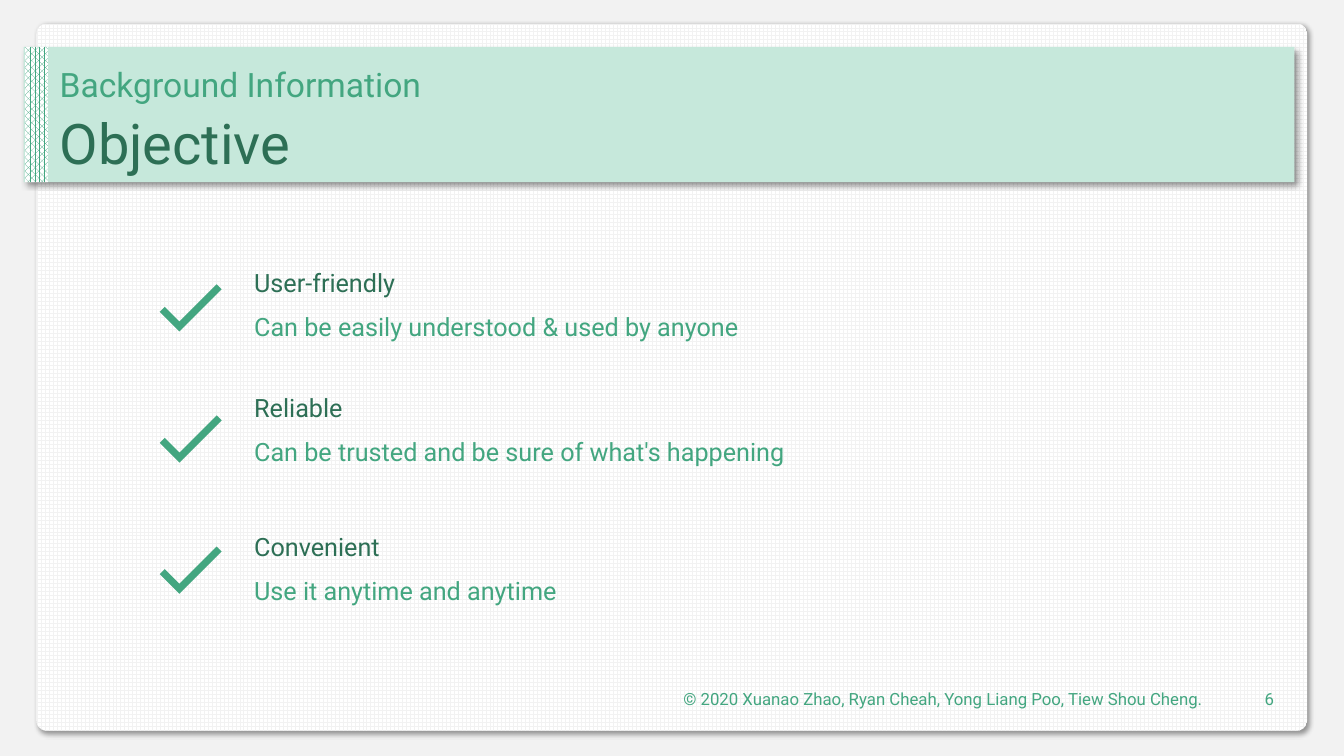
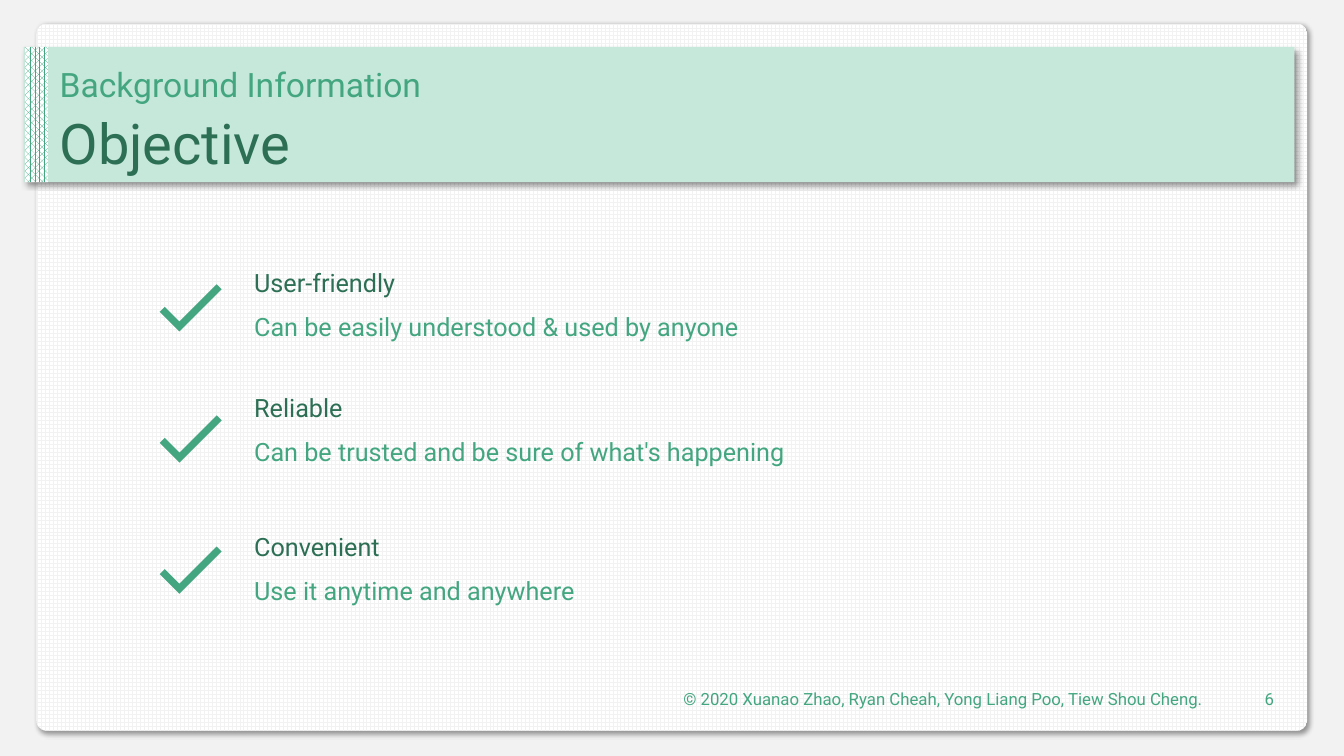
Before and after one commit to DIT202003G1/SAD-Assignment, a slide deck: slide 6 of Presentaion.pptx. Drawn at 1344x756 pixels with LibreOffice and Linux fonts; fonts in the diff are those of the drawing. Boxes give left, top, right and bottom in pixels: in the first picture for what was removed or moved away, otherwise in the second. Text is boxed around its words. In the diff, an @@ line names an element or a change of style, - is before the commit and + after.

```diff
--- a/Presentaion.pptx
+++ b/Presentaion.pptx
@@ text at (x1=254, y1=581, x2=574, y2=606): text changed @@
-Use it anytime and anytime
+Use it anytime and anywhere
```
Also in this commit, not shown: 36 other slides changed, 19 slides added, 1 slide removed.
